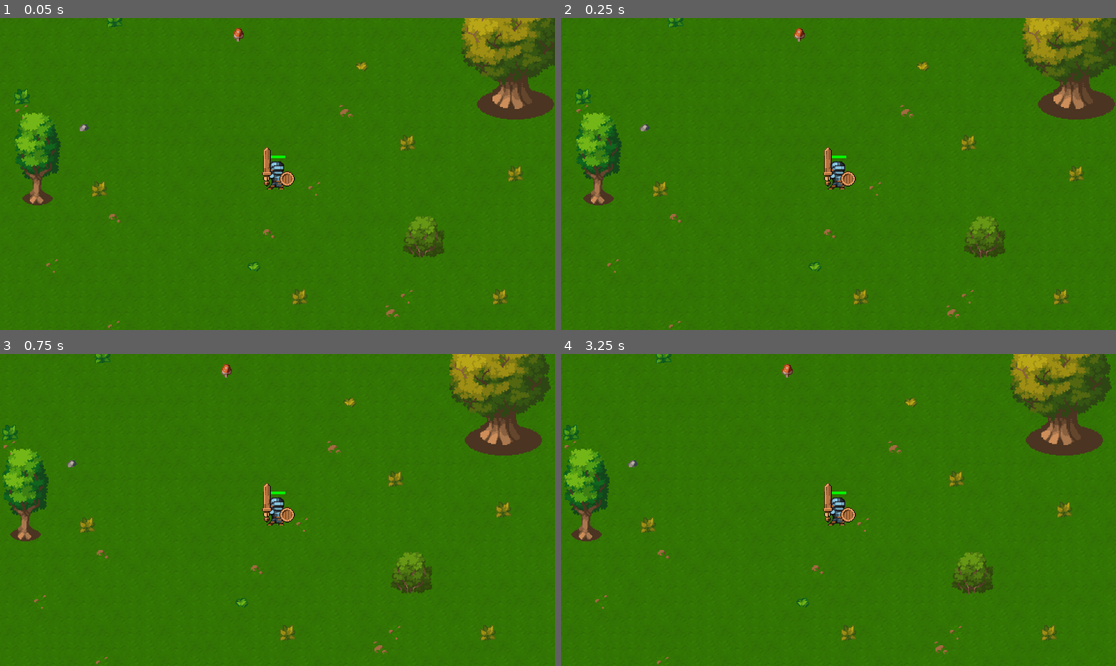
Above: before the commit, frames 1-4 (two rows, left to right).
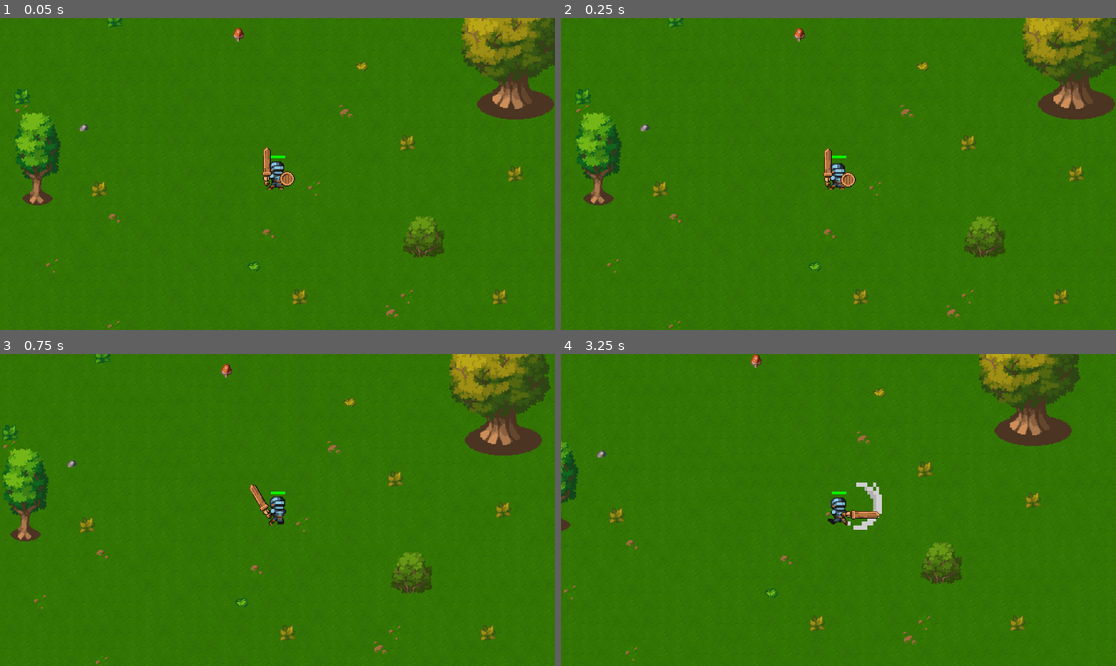
Above: after the commit, the same moments.

Repository: danielrc14/godot-web-game
Game: Godot game, scene res://scenes/client_or_server.tscn
The game is run twice, just before and just after one commit, with the same random seed, the same clock (stepped at 60 frames per second) and the same inputs.
Inputs (mouse positions are in pixels of both pictures, inside the frame that each line leads up to):
- Up to frame 1 (0.05 s): no input
- Up to frame 2 (0.25 s): no input
- Up to frame 3 (0.75 s): move the mouse to (399, 494) at 0.52 s; hold D (move_right) from 0.53 s (still down); click (399, 494) at 0.6 s
- Up to frame 4 (3.25 s): move the mouse to (727, 525) at 1.27 s; release D (move_right) at 1.28 s; hold S (move_down) 1.28-2.03 s; click (727, 525) at 1.35 s; move the mouse to (894, 441) at 2.02 s; hold D (move_right) 2.03-2.78 s; click (894, 441) at 2.1 s; move the mouse to (810, 572) at 2.77 s; hold W (move_up) from 2.78 s (still down); click (810, 572) at 2.85 s

Frame 1 is identical in both runs. In frame 2, 0.2% of the frame differs, in the area x 47-54%, y 41-55%; in frame 3, 0.5%; in frame 4, 11%, in the area x 0-100%, y 0-100%.
Error before the commit: Attempt to call function 'set_text' in base 'null instance' on a null instance. (res://scenes/characters/character.gd:51)

Commit message:
add: use weapon data on script

Diff:
--- a/scenes/characters/character.gd
+++ b/scenes/characters/character.gd
@@ -32,6 +32,11 @@
 	$HealthBar.max_value = max_hp
 	$HealthBar.set_value_no_signal(hp)
 
+	$Body/HitArea/HitBox.scale.x *= get_weapon_hitbox_size()
+	$Body/HitArea/HitBox.scale.y *= get_weapon_hitbox_size()
+	$Body/WeaponSlash.scale.x *= get_weapon_hitbox_size()
+	$Body/WeaponSlash.scale.y *= get_weapon_hitbox_size()
+
 func animate_state():
 	match state:
 		IDLE:
@@ -39,7 +44,7 @@
 		RUN:
 			$AnimationPlayer.play("run")
 		ATTACK:
-			$AnimationPlayer.play("attack", -1, attack_speed, false)
+			$AnimationPlayer.play("attack", -1, attack_speed * get_weapon_attack_speed(), false)
 		HIT:
 			if not $AnimationPlayer.current_animation in ["hit", "RESET"]:
 				$AnimationPlayer.play("RESET")
@@ -48,7 +53,7 @@
 			$AnimationPlayer.play("death")
 
 func _physics_process(delta):
-	$Label.set_text(str(state))
+	$HealthBar.set_value_no_signal(hp)
 	animate_state()
 
 func can_act():
@@ -76,6 +81,30 @@
 	state = DEATH
 	dead = true
 
+func get_weapon():
+	var left_weapon_hand = $Body/LeftHand
+	if left_weapon_hand.get_child_count() > 0:
+		return left_weapon_hand.get_child(0)
+	return null
+
+func get_weapon_damage():
+	var weapon = get_weapon()
+	if weapon:
+		return weapon.weapon_damage
+	return 0
+
+func get_weapon_attack_speed():
+	var weapon = get_weapon()
+	if weapon:
+		return weapon.attack_speed
+	return 1
+
+func get_weapon_hitbox_size():
+	var weapon = get_weapon()
+	if weapon:
+		return weapon.hitbox_size
+	return 1
+
 func _on_animation_player_animation_finished(anim_name):
 	if anim_name in ["attack", "hit", "RESET"]:
 		state = IDLE
@@ -83,7 +112,6 @@
 func _on_hurt_area_area_entered(area):
 	if self.scene_file_path != area.get_parent().get_parent().scene_file_path and area.name == "HitArea" and hp > 0:
 		state = HIT
-		hp -= 10
-		$HealthBar.set_value_no_signal(hp)
+		hp -= area.get_parent().get_parent().get_weapon_damage()
 		if hp <= 0:
 			die()
